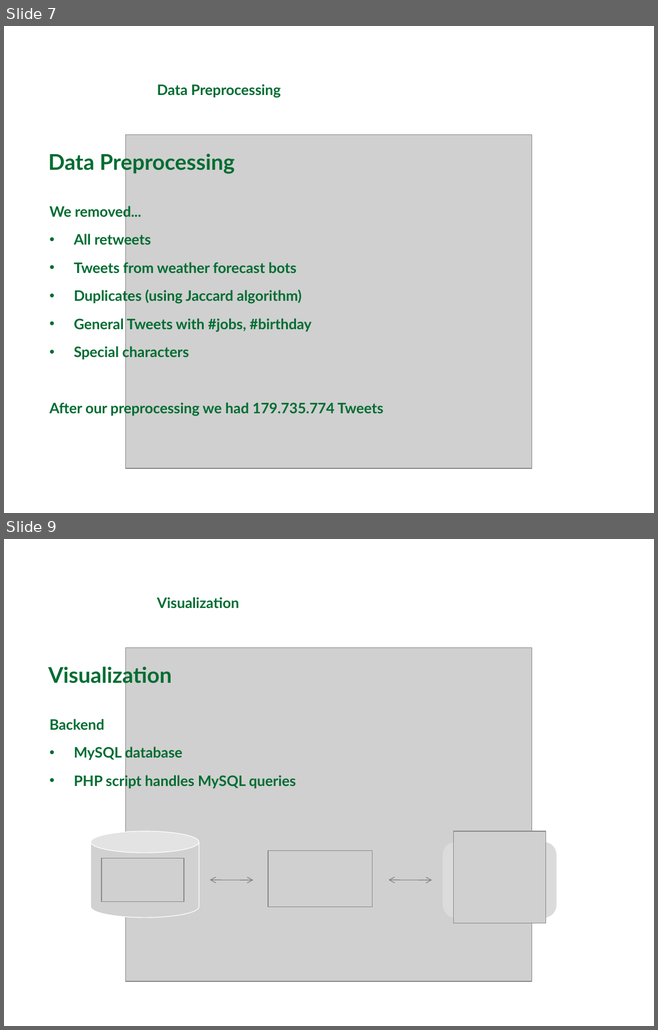
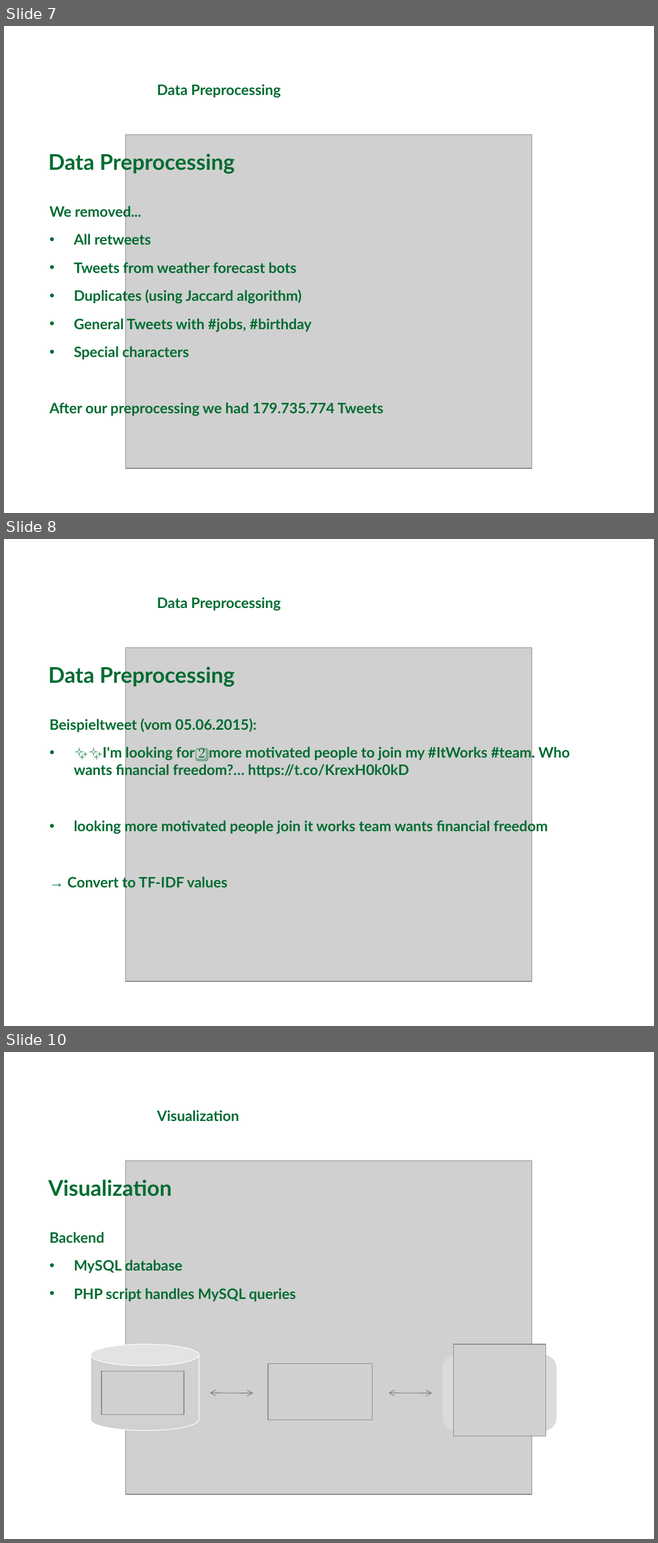
Before and after one commit to michaelprummer/datascience, a slide deck: finalPresentation.ppt. Shown one above the other, each under a label of ours: slides 7 and 9 before the commit, slides 7, 8 and 10 after it; the slides between them are not shown. The pictures are 658x1030 and 658x1543 pixels, drawn with LibreOffice and Linux fonts; fonts in the diff are those of the drawing; grey boxes stand for pictures; background and template pictures are left out. Boxes give left, top, right and bottom in pixels: in the first picture for what was removed or moved away, otherwise in the second. Text is boxed around its words. In the diff, an @@ line names an element or a change of style, - is before the commit and + after.

```diff
--- a/finalPresentation.ppt
+++ b/finalPresentation.ppt
@@ slide 8 added at bbox=[4, 539, 654, 1026], background picture (left out) @@
@@ text added at bbox=[157, 597, 281, 611], 16 pt, text #006C31, bold @@
+Data Preprocessing
@@ picture added at bbox=[125, 647, 531, 982] @@
@@ text added at bbox=[48, 664, 235, 687], 24 pt, text #006C31, bold @@
+Data Preprocessing
@@ text added at bbox=[49, 718, 570, 890], 16 pt, text #006C31, bold @@
+Beispieltweet (vom 05.06.2015):
+• ✨✨I'm looking for 2⃣ more motivated people to join my #ItWorks #team. Who wants financial freedom?… https://t.co/KrexH0k0kD
+• looking more motivated people join it works team wants financial freedom
+→ Convert to TF-IDF values
@@ what was slide 9 is now slide 10 @@
```
Also in this commit, not shown: 1 other slide added, 1 slide removed.
